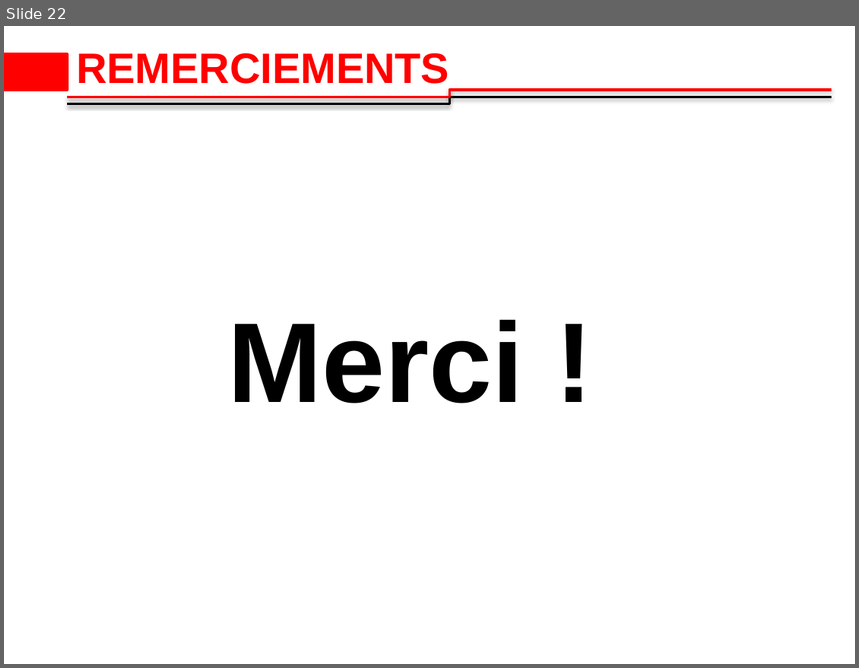
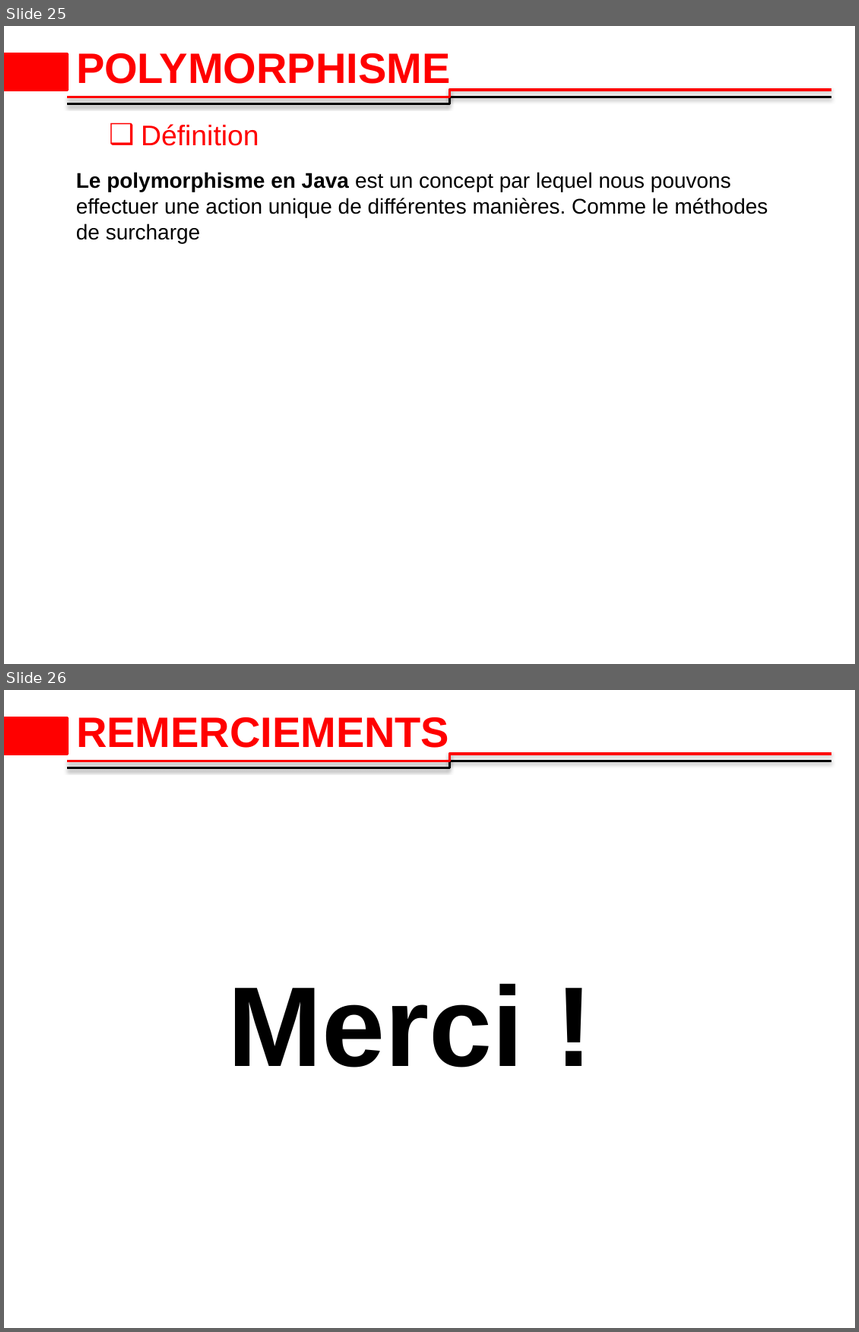
Before and after one commit to 2losky/Poo_Java, a slide deck: java-oop latest.pptx. Shown one above the other, each under a label of ours: slide 22 before the commit, slides 25 and 26 after it. The pictures are 859x668 and 859x1332 pixels, drawn with LibreOffice and Linux fonts; fonts in the diff are those of the drawing; background and template pictures are left out. Boxes give left, top, right and bottom in pixels: in the first picture for what was removed or moved away, otherwise in the second. Text is boxed around its words. In the diff, an @@ line names an element or a change of style, - is before the commit and + after.

```diff
--- a/java-oop latest.pptx
+++ b/java-oop latest.pptx
@@ slide 25 added at [4, 26, 855, 664], background #FFFFFF; not listed: 3 template elements that a slide beside it also shows @@
@@ title added at [76, 53, 450, 91], 36 pt, text #FF0000, bold @@
+POLYMORPHISME
@@ text added at [141, 124, 259, 146], 24 pt, text #FF0000 @@
+❑ Définition
@@ text added at [76, 172, 769, 243], 18 pt, text #000000 @@
+Le polymorphisme en Java est un concept par lequel nous pouvons effectuer une action unique de différentes manières. Comme le méthodes de surcharge
@@ what was slide 22 is now slide 26 @@
```
Also in this commit, not shown: 3 slides changed, 7 other slides added, 4 slides removed.
